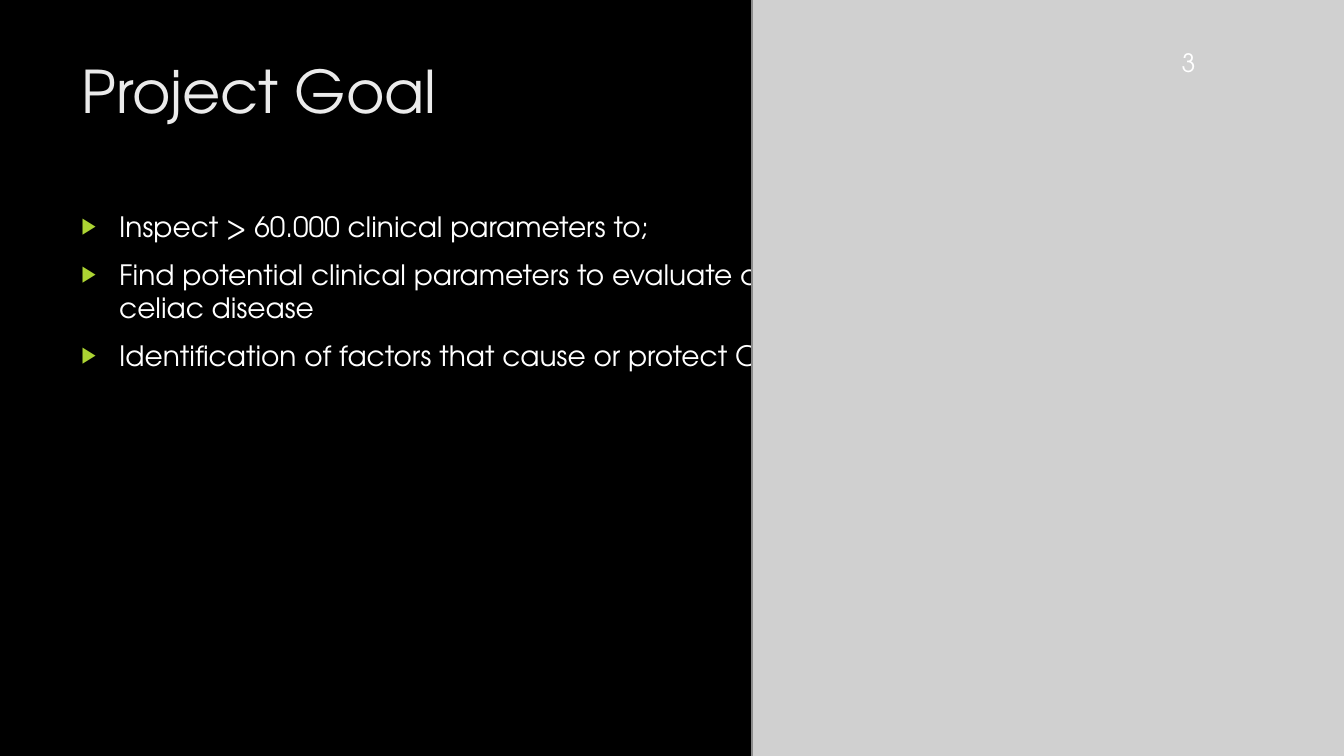
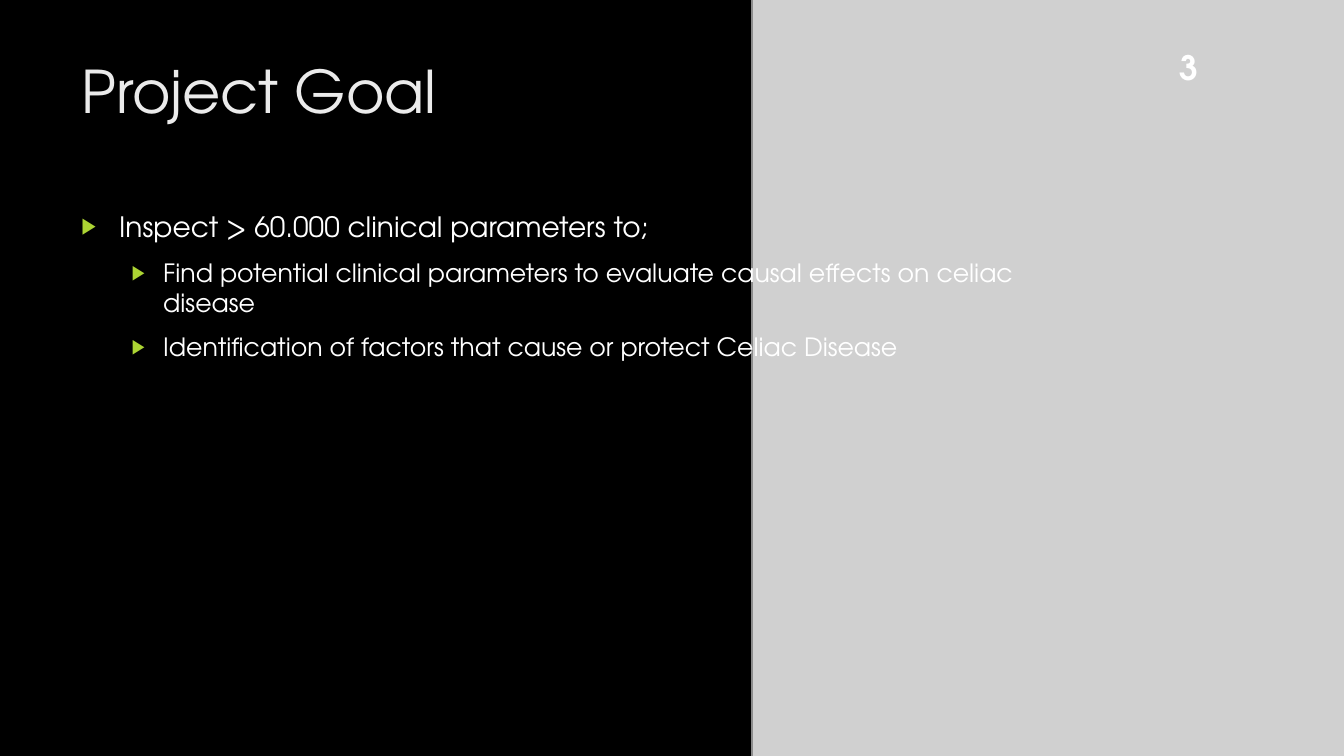
Before and after one commit to matthijsknigge/mendelianrandomization, a slide deck: slide 3 of internship/CeliacDiseaseTriggers.pptx. Drawn at 1344x756 pixels with LibreOffice and Linux fonts; fonts in the diff are those of the drawing; grey boxes stand for pictures; background and template pictures are left out. Boxes give left, top, right and bottom in pixels: in the first picture for what was removed or moved away, otherwise in the second. Text is boxed around its words. In the diff, an @@ line names an element or a change of style, - is before the commit and + after.

```diff
--- a/internship/CeliacDiseaseTriggers.pptx
+++ b/internship/CeliacDiseaseTriggers.pptx
@@ text "3" at (x1=1179, y1=55, x2=1198, y2=80): size 18 to 24 pt, bold on @@
@@ text at (x1=163, y1=256, x2=1013, y2=368): size 20 to 18 pt in "Find potential clinical parameters to evaluate causal ...", "Identification of factors that cause or protect ..."; list level 1 to 2 in "Find potential clinical parameters to ..."; list level 1 to 2 in "Identification of factors that cause ..." @@
```
Also in this commit, not shown: 9 other slides changed, 2 slides added, 4 other files.
